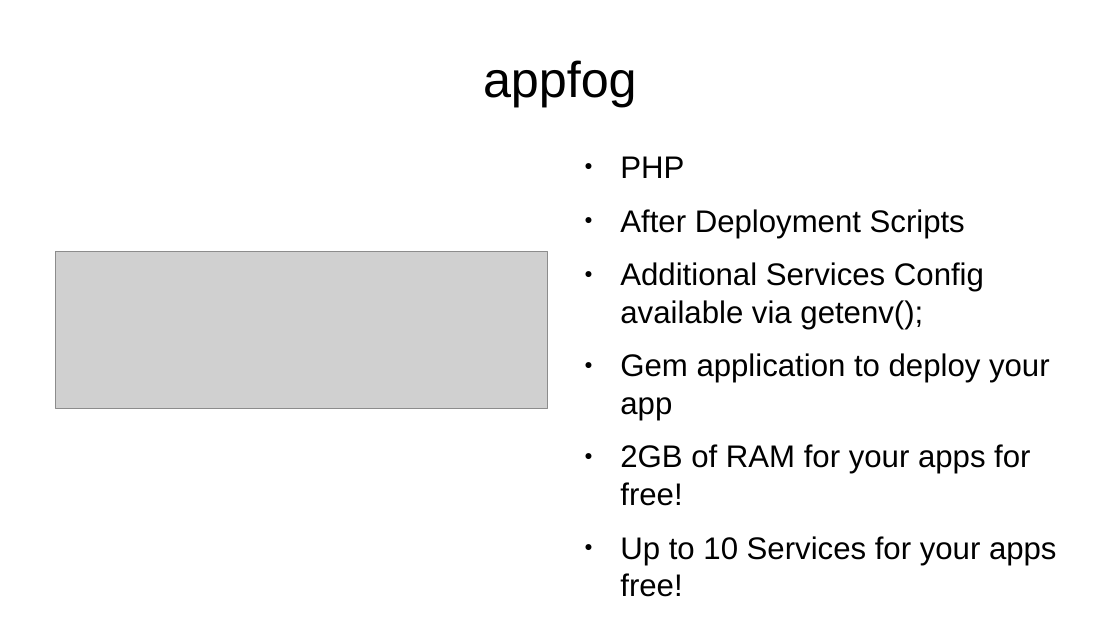
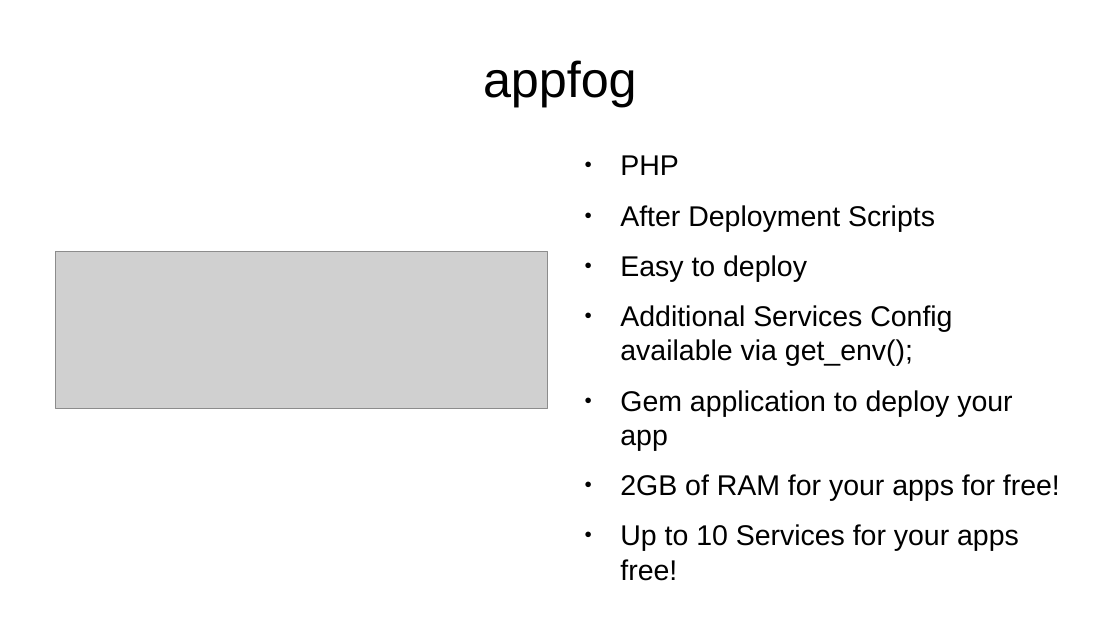
Before and after one commit to emgiezet/meetphp-8, a slide deck: slide 6 of presentation/presentation.odp. Drawn at 1120x630 pixels with LibreOffice and Linux fonts; fonts in the diff are those of the drawing; grey boxes stand for pictures; background and template pictures are left out. Boxes give left, top, right and bottom in pixels: in the first picture for what was removed or moved away, otherwise in the second. Text is boxed around its words. In the diff, an @@ line names an element or a change of style, - is before the commit and + after.

```diff
--- a/presentation/presentation.odp
+++ b/presentation/presentation.odp
@@ text at box(620, 155, 1060, 581): size 22.1 to 20.1 pt in "PHP", "After Deployment Scripts", "Gem application to deploy your app", "2GB of RAM for your apps for ..." and 1 more places @@
@@ text at box(620, 255, 952, 366): text changed; size 22.1 to 20.1 pt @@
-● Additional Services Config available via getenv();
+● Easy to deploy
+● Additional Services Config available via get_env();
```
Also in this commit, not shown: 1 other slide changed, 1 slide added, 1 other file.
